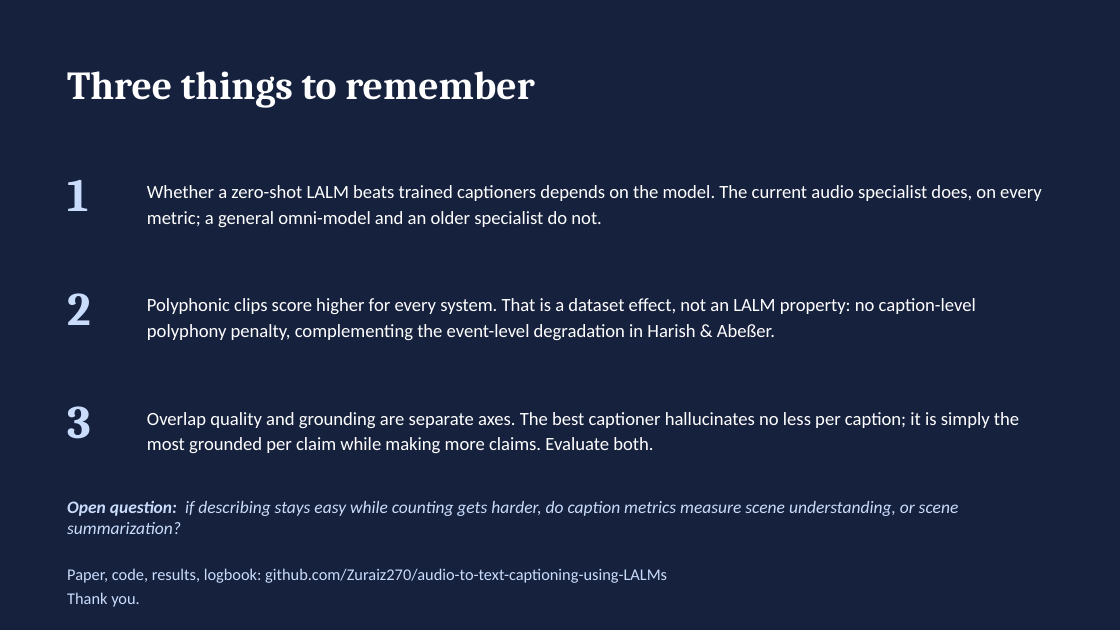
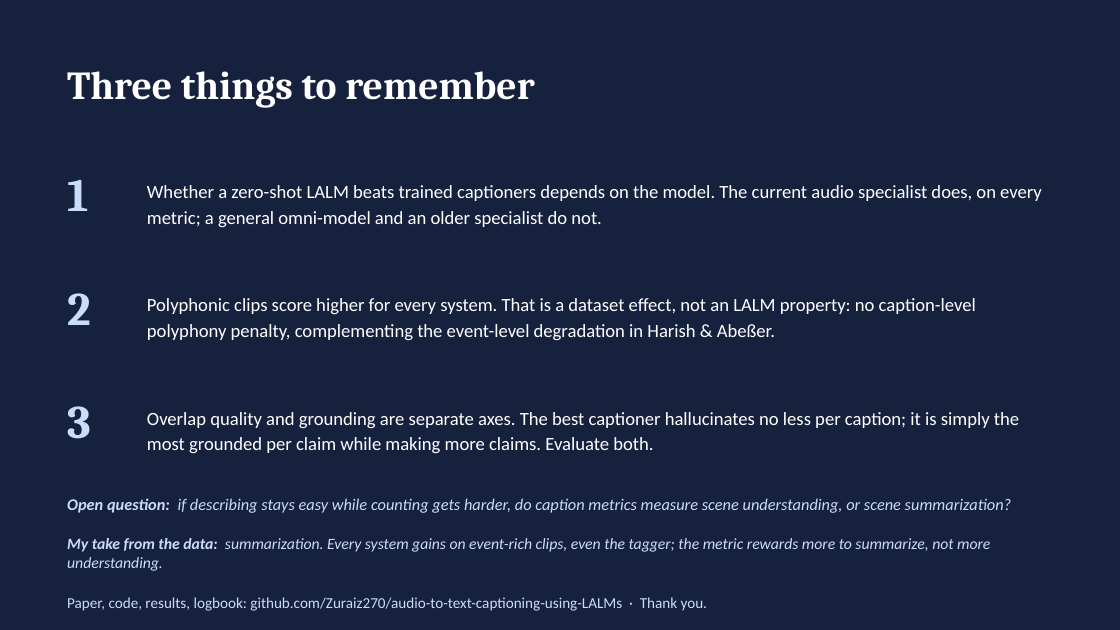
Before and after one commit to Zuraiz270/audio-to-text-captioning-using-LALMs, a slide deck: slide 9 of deliverables/p3/Zuraiz_P3_Final.pptx. Drawn at 1120x630 pixels with LibreOffice and Linux fonts; fonts in the diff are those of the drawing. Boxes give left, top, right and bottom in pixels: in the first picture for what was removed or moved away, otherwise in the second. Text is boxed around its words. In the diff, an @@ line names an element or a change of style, - is before the commit and + after.

```diff
--- a/deliverables/p3/Zuraiz_P3_Final.pptx
+++ b/deliverables/p3/Zuraiz_P3_Final.pptx
@@ text "Open question: if describing stays ..." at (67, 498, 1012, 513): size 15 to 14 pt @@
@@ text added at (67, 538, 990, 571), 13.5 pt, text #CADCFC, italic @@
+My take from the data: summarization. Every system gains on event-rich clips, even the tagger; the metric rewards more to summarize, not more understanding.
@@ text at (67, 597, 707, 611): text changed; size 14 to 13 pt @@
-Paper, code, results, logbook: github.com/Zuraiz270/audio-to-text-captioning-using-LALMs
-Thank you.
+Paper, code, results, logbook: github.com/Zuraiz270/audio-to-text-captioning-using-LALMs · Thank you.
```
Also in this commit, not shown: 3 other files.
